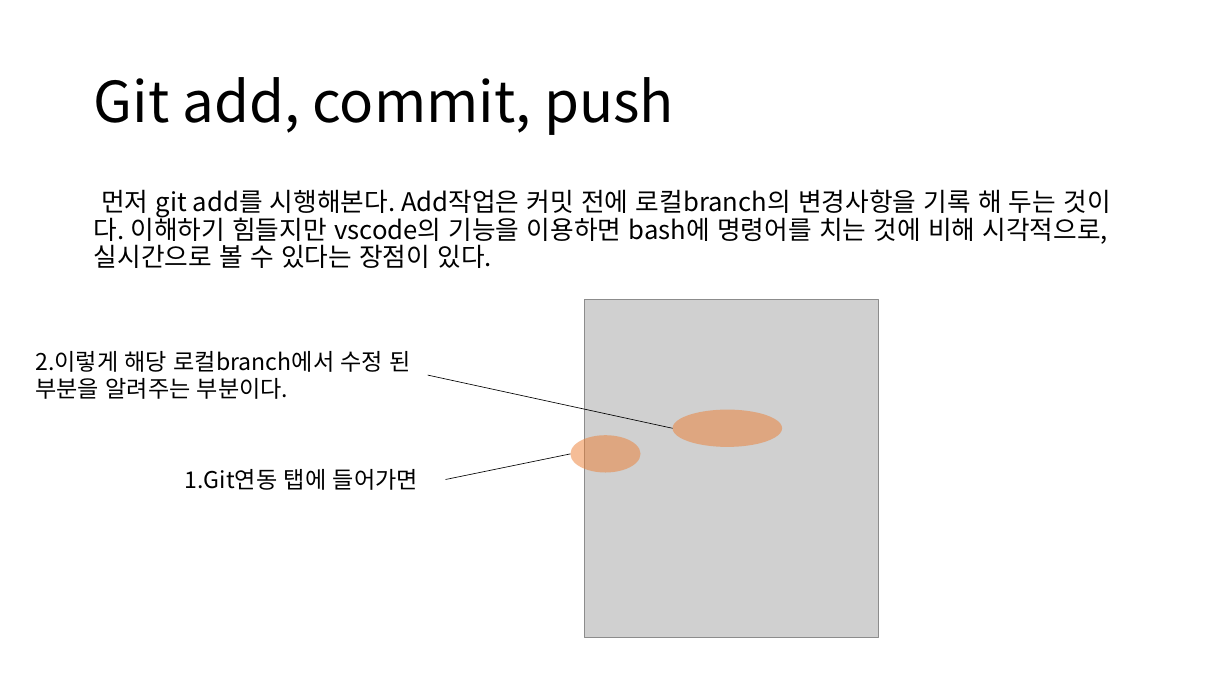
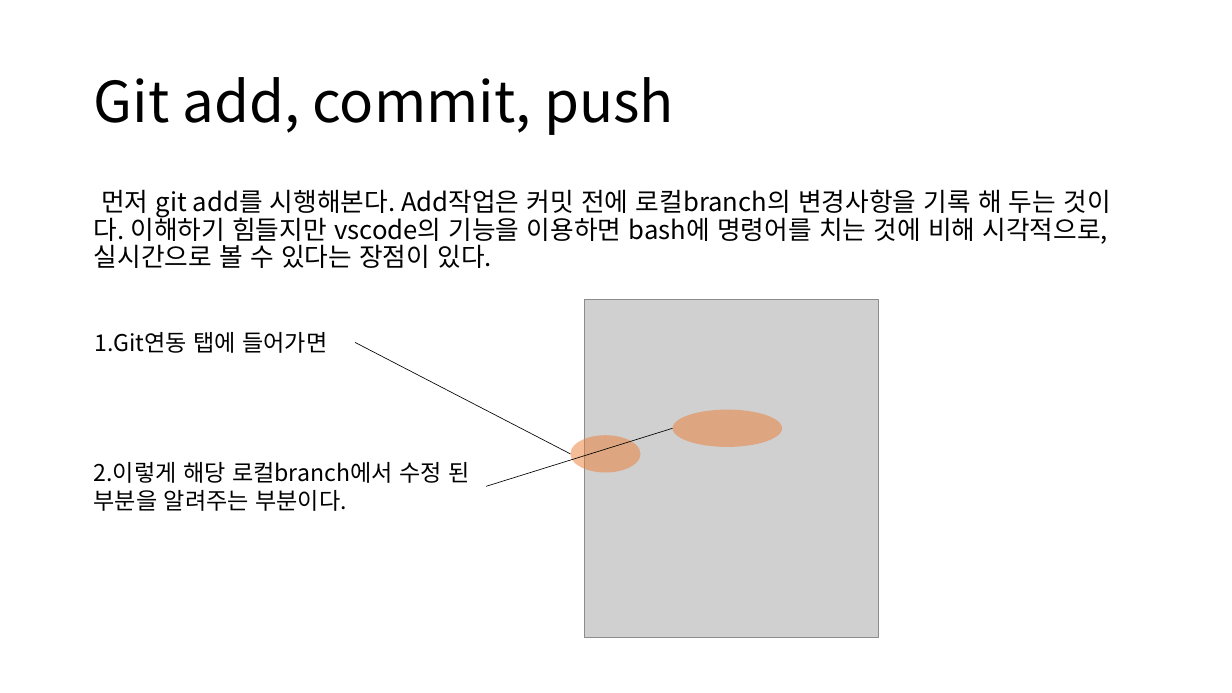
Before and after one commit to Likelion-Algorithm/AlgoStudy, a slide deck: slide 31 of 깃 사용법 정리.pptx. Drawn at 1232x693 pixels with LibreOffice and Linux fonts; fonts in the diff are those of the drawing; grey boxes stand for pictures. Boxes give left, top, right and bottom in pixels: in the first picture for what was removed or moved away, otherwise in the second. Text is boxed around its words. In the diff, an @@ line names an element or a change of style, - is before the commit and + after.

Commit message:
깃 사용법 수정

```diff
--- a/깃 사용법 정리.pptx
+++ b/깃 사용법 정리.pptx
@@ text "1.Git연동 탭에 들어가면": place and size @@
-text "1.Git연동 탭에 들어가면" at bbox=[185, 469, 418, 490]
+text "1.Git연동 탭에 들어가면" at bbox=[94, 332, 327, 353]
@@ line moved from (570, 454) - (445, 480) to (570, 454) - (355, 343) @@
@@ line moved from (673, 429) - (428, 375) to (673, 429) - (486, 486) @@
@@ text "2.이렇게 해당 로컬branch에서 수정 된 ...": place and size @@
-text "2.이렇게 해당 로컬branch에서 수정 된 ..." at bbox=[35, 351, 411, 399]
+text "2.이렇게 해당 로컬branch에서 수정 된 ..." at bbox=[94, 462, 469, 511]
```
Also in this commit, not shown: 11 other slides changed.
